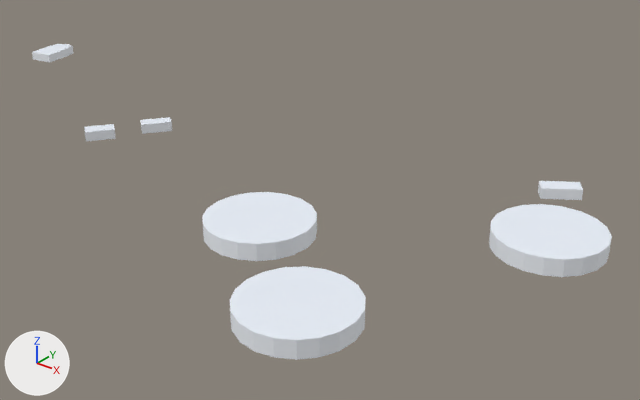
Two versions of the FBX model SourceAssets/MPR/environment/SM_MPR_Env_Far_S_Buildings.fbx, one commit apart.
One viewpoint serves both versions: a 50 mm lens placed at (355.0, -742.0, 202.0), pointed at (69.0, -384.0, -20.0). Every picture has the same lights, and +X, +Y and +Z are marked at lower left. The first picture is the older version. Vertices at exactly the same position are counted once.

In view in the first picture: 'SM_MPR_Env_Far_S_Buildings'.
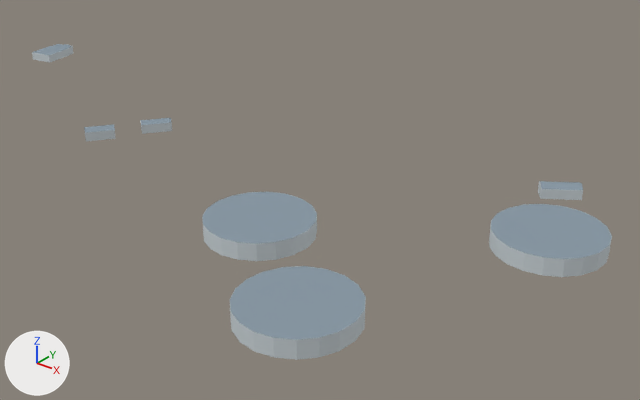
Boxes [x1, y1, x2, y2] around the edits, measured in the pictures (640 x 400 px):
```json
{"part": 1, "of": "me_sm_mpr_env_far_s_buildings", "change": "built on", "before": [538, 181, 583, 198], "after": [202, 181, 612, 340]}
{"part": 2, "of": "me_sm_mpr_env_far_s_buildings", "change": "built on", "before": [84, 117, 172, 141], "after": [84, 118, 172, 141]}
{"part": 3, "of": "me_sm_mpr_env_far_s_buildings", "change": "recoloured", "before": [32, 45, 612, 360], "after": [32, 45, 612, 360]}
{"part": 4, "of": "me_sm_mpr_env_far_s_buildings", "change": "recoloured", "before": [34, 44, 611, 340], "after": [34, 44, 611, 340], "on screen": "white to greyish blue"}
```

Scene script edits in JSON lines:
```json
{"op": "add", "block": "mat_m_mpr_env_contextwall", "code": ["mat_m_mpr_env_contextwall = principled_material('M_MPR_Env_ContextWall')", "mat_m_mpr_env_contextwall.base_color = (0.6, 0.66, 0.69)  # light grey #cbd4d8", "mat_m_mpr_env_contextwall.roughness = 0.8"]}
{"op": "add", "block": "mat_m_mpr_env_contextroof", "code": ["mat_m_mpr_env_contextroof = principled_material('M_MPR_Env_ContextRoof')", "mat_m_mpr_env_contextroof.base_color = (0.24, 0.31, 0.37)  # greyish blue #8697a4", "mat_m_mpr_env_contextroof.roughness = 0.8"]}
{"op": "add", "block": "mat_m_mpr_env_contexttrim", "code": ["mat_m_mpr_env_contexttrim = principled_material('M_MPR_Env_ContextTrim')", "mat_m_mpr_env_contexttrim.base_color = (0.39, 0.46, 0.5)  # grey #a8b5bc", "mat_m_mpr_env_contexttrim.roughness = 0.8"]}
{"block": "me_sm_mpr_env_far_s_buildings", "where": "# used by ob_sm_mpr_env_far_s_buildings; location = (0.0, 0.0, 0.0)"}
{"op": "remove", "block": "me_sm_mpr_env_far_s_buildings", "code": "me_sm_mpr_env_far_s_buildings.from_pydata(...)  # 164 vertices, 150 faces; spans x -243.0..237.0, y -535.0..-320.0, z -1.0..8.0"}
{"op": "add", "block": "me_sm_mpr_env_far_s_buildings", "code": "me_sm_mpr_env_far_s_buildings.from_pydata(...)  # 635 vertices, 504 faces; spans x -243.0..237.0, y -535.0..-320.0, z -1.0..8.0"}
{"block": "me_sm_mpr_env_far_s_buildings", "change": "me_sm_mpr_env_far_s_buildings part 1: 1 vertex removed from x 177.0, y -332.0, z 5.0; 462 vertices added at x 65.0..237.0, y -535.0..-324.0, z -1.0..8.0"}
{"block": "me_sm_mpr_env_far_s_buildings", "change": "me_sm_mpr_env_far_s_buildings part 2: 2 vertices removed from x -59.0..-41.0, y -424.0..-394.0, z 5.0; 12 vertices added at x -73.0..-41.0, y -436.0..-391.0, z -1.0..6.0"}
{"block": "me_sm_mpr_env_far_s_buildings", "change": "me_sm_mpr_env_far_s_buildings part 3: 73 faces spanning x -243.0..237.0, y -535.0..-326.0, z -1.0..8.0 switch from mat_m_mpr_env_buildings (white #f3f7fd) to mat_m_mpr_env_contextwall (light grey #cbd4d8)"}
{"block": "me_sm_mpr_env_far_s_buildings", "change": "me_sm_mpr_env_far_s_buildings part 4: 62 faces spanning x -243.0..237.0, y -535.0..-326.0, z 4.0..8.0 switch from mat_m_mpr_env_roofs (white #eaf0f9) to mat_m_mpr_env_contextroof (greyish blue #8697a4)"}
{"op": "add", "block": "me_sm_mpr_env_far_s_buildings", "code": "me_sm_mpr_env_far_s_buildings.materials.append(mat_m_mpr_env_contexttrim)  # grey #a8b5bc"}
```
